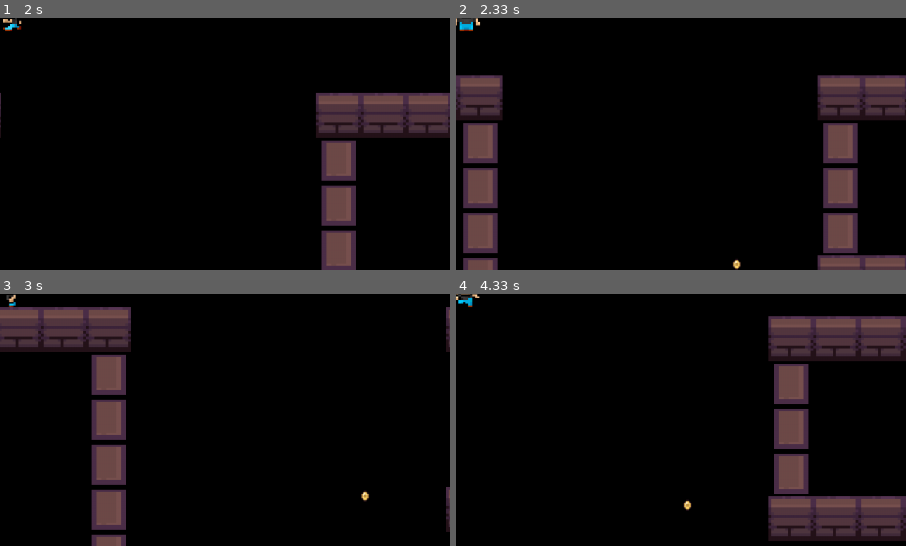
Above: before the commit, frames 1-4 (two rows, left to right).
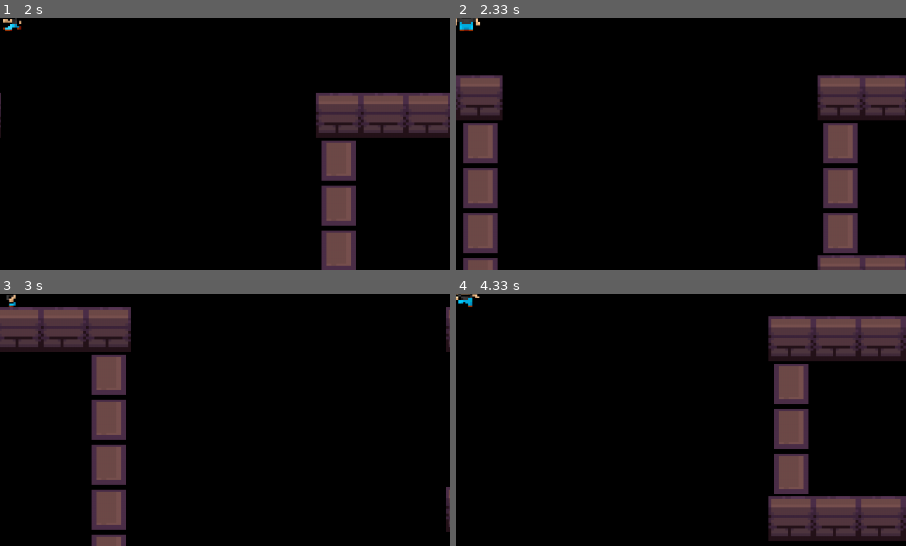
Above: after the commit, the same moments.

Repository: PedroFranchEchaniz/pygame
Game: pygame game, started from game.py
Two runs of this game, one before a commit and one after it. Both use one fixed random seed, a clock stepped at 60 frames per second and the inputs below.
Inputs:
- Up to frame 1 (2 s): hold Right 0.33-0.8 s; hold Up 0.83-1.13 s; hold Right 1.17-1.63 s; hold Left from 1.67 s (still down)
- Up to frame 2 (2.33 s): release Left at 2.2 s; hold Down from 2.23 s (still down)
- Up to frame 3 (3 s): release Down at 2.53 s; hold Left 2.57-2.97 s
- Up to frame 4 (4.33 s): hold Up 3-3.37 s; hold Right 3.4-4.03 s; hold Down from 4.07 s (still down)
The pictures show only the part of the screen within x 49-99%, y 50-100%; the shares and areas given below are measured in that part.

Frame 1 is identical in both runs. In frame 2, less than 0.1% of the frame differs, in the area x 61-64%, y 95-100%; in frame 3, less than 0.1%; in frame 4, less than 0.1%, in the area x 50-53%, y 81-87%.

Commit message:
correccion perdida vida magma

Diff:
--- a/level.py
+++ b/level.py
@@ -9,6 +9,7 @@
 from bomb import Bomb
 from suit import Suit
 from trap import Trap
+from map import *
 
 class Level:
     def __init__(self):
@@ -30,6 +31,7 @@
         self.player_won = False
         self.game_over = False
 
+        #img para ui
         self.heart_image = pygame.image.load('assets/heart.png').convert_alpha()
         self.heart_image = pygame.transform.scale(self.heart_image, (24, 24))
 
@@ -45,22 +47,18 @@
     def draw_ui(self):
         font = pygame.font.Font(None, 30)
 
-        # Dibuja el ícono de salud y el texto
         self.display_surface.blit(self.heart_image, (10, 10))
         health_text = font.render(f"x {self.player.health}", True, (255, 255, 255))
         self.display_surface.blit(health_text, (40, 10))
 
-        # Dibuja el ícono de bombas y el texto
         self.display_surface.blit(self.bomb_image, (10, 40))
         bombs_text = font.render(f"x {self.player.bombs}", True, (255, 255, 255))
         self.display_surface.blit(bombs_text, (40, 40))
 
-        # Dibuja el ícono de monedas y el texto
         self.display_surface.blit(self.coin_image, (10, 70))
         coins_text = font.render(f"x {self.player.coins}", True, (255, 255, 255))
         self.display_surface.blit(coins_text, (40, 70))
 
-        # Dibuja el ícono de traje y el texto
         self.display_surface.blit(self.suit_image, (10, 100))
         suit_text = font.render(f"x {int(self.player.has_suit)}", True, (255, 255, 255))
         self.display_surface.blit(suit_text, (40, 100))
@@ -84,7 +82,7 @@
 
 
     def create_map(self):
-        for row_index, row in enumerate(WORLD_MAP2):
+        for row_index, row in enumerate(self.map_data):
             for col_index, col in enumerate(row):
                 x = col_index * TILESIZE
                 y = row_index * TILESIZE
@@ -140,13 +138,7 @@
 
         self.player_won = False
 
-    def run(self):
-        self.visible_sprites.curstom_draw(self.player)
-        self.visible_sprites.update()
-        self.draw_ui()
-        self.check_win()
-        if self.player_won:
-            self.display_victory_message()
+
 
     def check_win(self):
         if self.player.coins == self.total_coins:
@@ -154,6 +146,7 @@
 
     def check_lose(self):
         if self.player.health <= 0:
+            self.game_over = True
             self.display_loser_screen()
 
     def display_winner_screen(self):
@@ -186,6 +179,15 @@
                     elif event.key == pygame.K_ESCAPE:
                         pygame.quit()
                         exit()
+
+    def run(self):
+        self.visible_sprites.curstom_draw(self.player)
+        self.visible_sprites.update()
+        self.check_lose()
+        self.draw_ui()
+        self.check_win()
+        if self.player_won:
+            self.display_victory_message()
 class YSortCameraGroup(pygame.sprite.Group):
     def __init__(self):
         super().__init__()
--- a/map/map.txt
+++ b/map/map.txt
@@ -1,4 +1,4 @@
-o=2, d=5, b=4, t=2
+o=2, d=5, b=4, t=1
 xxxxxxxxxxxxxxxxxxxxxxxxxxxxxxxxxxxxxxxxxxxxxxxxxxxxxx
 y  k       p             k                           y
 y  k                     k                           y
@@ -12,10 +12,10 @@
 y  y         y       y              z    z           y
 ykkykkzzzzzzz xxxxkkxx              z    k wwwwwww   y
 y                                   zz  zzzwwwwwwww  y
-y      zzzzz                        z        www     y
-y        wwww                       z         www    y
+y      zzzzz          wwwwwwww      z        www     y
+y        wwwwkkkkkxxxx  wwwwwxxxx   z         www    y
 y  wwww   wwwww                     zzzzzzzzzwwww    y
-y      wwwww                                         y
-y                                                    y
-y                                                    y
+y      wwwww           xxxxxxxxx                     y
+y            k                 y                     y
+y            k     wwwwwww     y                     y
 xxxxxxxxxxxxxxxxxxxxxxxxxxxxxxxxxxxxxxxxxxxxxxxxxxxxxx
--- a/player_prove.py
+++ b/player_prove.py
@@ -16,6 +16,7 @@
         self.speed = 5
         self.obstacles_sprites = obstacles_sprites
         self.collectible_sprites = collectible_sprites
+
         self.level = level
         self.coins = 0
         self.bombs = 0
@@ -166,11 +167,6 @@
     def get_colliding_sprites(self, sprite_type, group):
         return [sprite for sprite in group if isinstance(sprite, sprite_type) and self.rect.colliderect(sprite.rect)]
 
-
-    def check_death(self):
-        if self.health <= 0:
-            self.restart_game()
-
     def check_trap_collision(self):
         hits = pygame.sprite.spritecollide(self, self.level.trap_group, False)
         for trap in hits:
--- a/setings.py
+++ b/setings.py
@@ -4,6 +4,3 @@
 HEIGTH = 720
 FSP = 60
 TILESIZE = 64
-
-with open('map/map.txt', 'r') as file:
-    WORLD_MAP2 = [list(line.strip()) for line in file]
